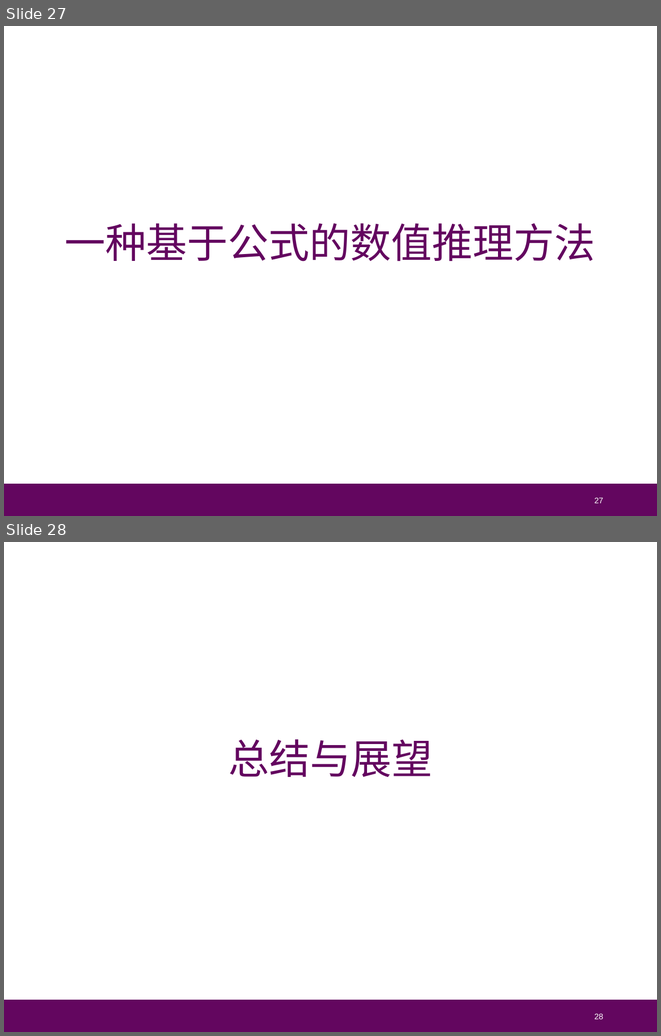
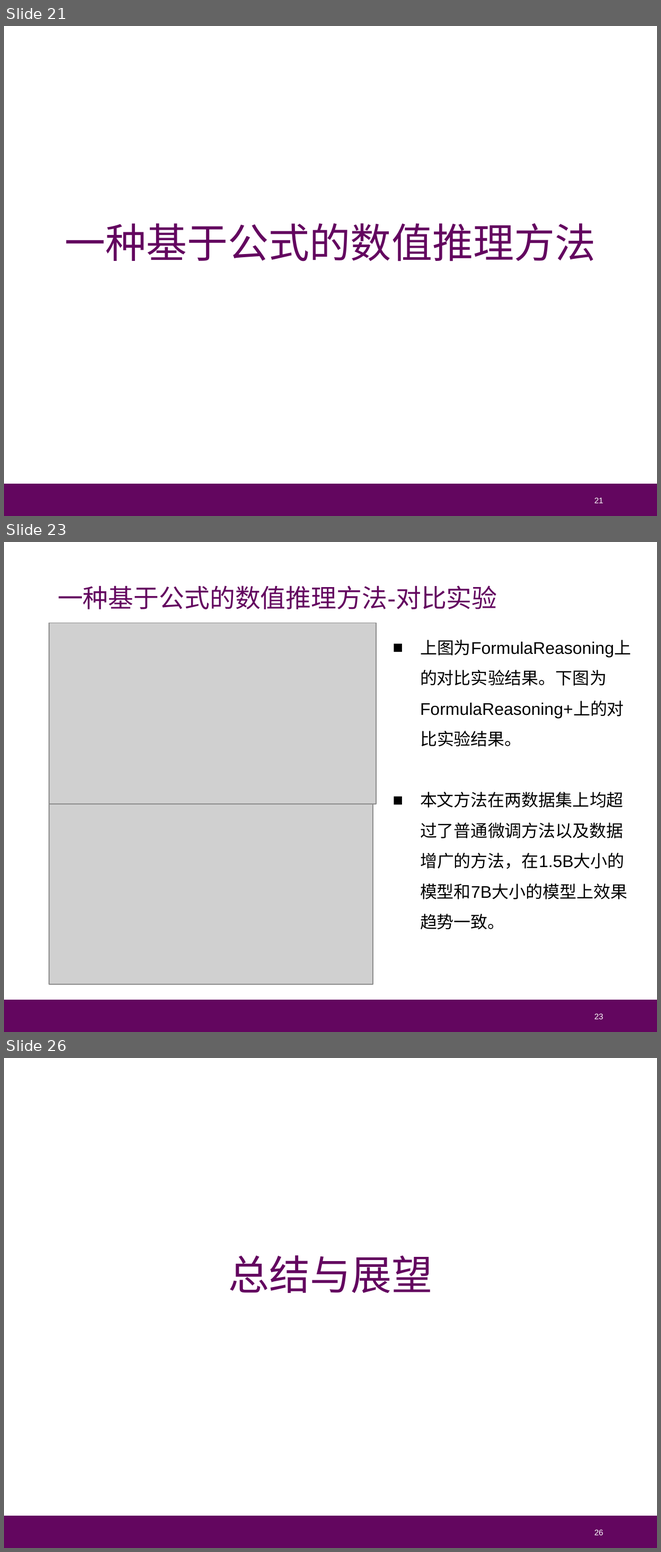
Before and after one commit to Cat-Overflow/NJU_thesis, a slide deck: 毕业答辩/论文答辩_朱博林.pptx. Shown one above the other, each under a label of ours: slides 27 and 28 before the commit, slides 21, 23 and 26 after it; the slides between them are not shown. The pictures are 661x1036 and 661x1552 pixels, drawn with LibreOffice and Linux fonts; fonts in the diff are those of the drawing; grey boxes stand for pictures. Boxes give left, top, right and bottom in pixels: in the first picture for what was removed or moved away, otherwise in the second. Text is boxed around its words. In the diff, an @@ line names an element or a change of style, - is before the commit and + after.

```diff
--- a/毕业答辩/论文答辩_朱博林.pptx
+++ b/毕业答辩/论文答辩_朱博林.pptx
@@ slide 23 added at box(4, 542, 657, 1032), background #FFFFFF; not listed: 1 template element that a slide beside it also shows @@
@@ text added at box(58, 585, 497, 609), 21 pt, text #63065F @@
+一种基于公式的数值推理方法-对比实验
@@ picture added at box(49, 623, 376, 804) @@
@@ text added at box(420, 640, 631, 929), 14 pt, text #000000 @@
+■ 上图为FormulaReasoning上的对比实验结果。下图为FormulaReasoning+上的对比实验结果。
+■ 本文方法在两数据集上均超过了普通微调方法以及数据增广的方法，在1.5B大小的模型和7B大小的模型上效果趋势一致。
@@ picture added at box(49, 804, 373, 983) @@
@@ page number added at box(594, 1013, 603, 1019), 6.8 pt, text #FFFFFF @@
+23
@@ what was slide 27 is now slide 21 @@
@@ page number at box(594, 497, 603, 503): text changed @@
-27
+21
@@ what was slide 28 is now slide 26 @@
@@ page number at box(594, 1529, 603, 1535): text changed @@
-28
+26
```
Also in this commit, not shown: 3 slides changed, 15 other slides added, 18 slides removed.
